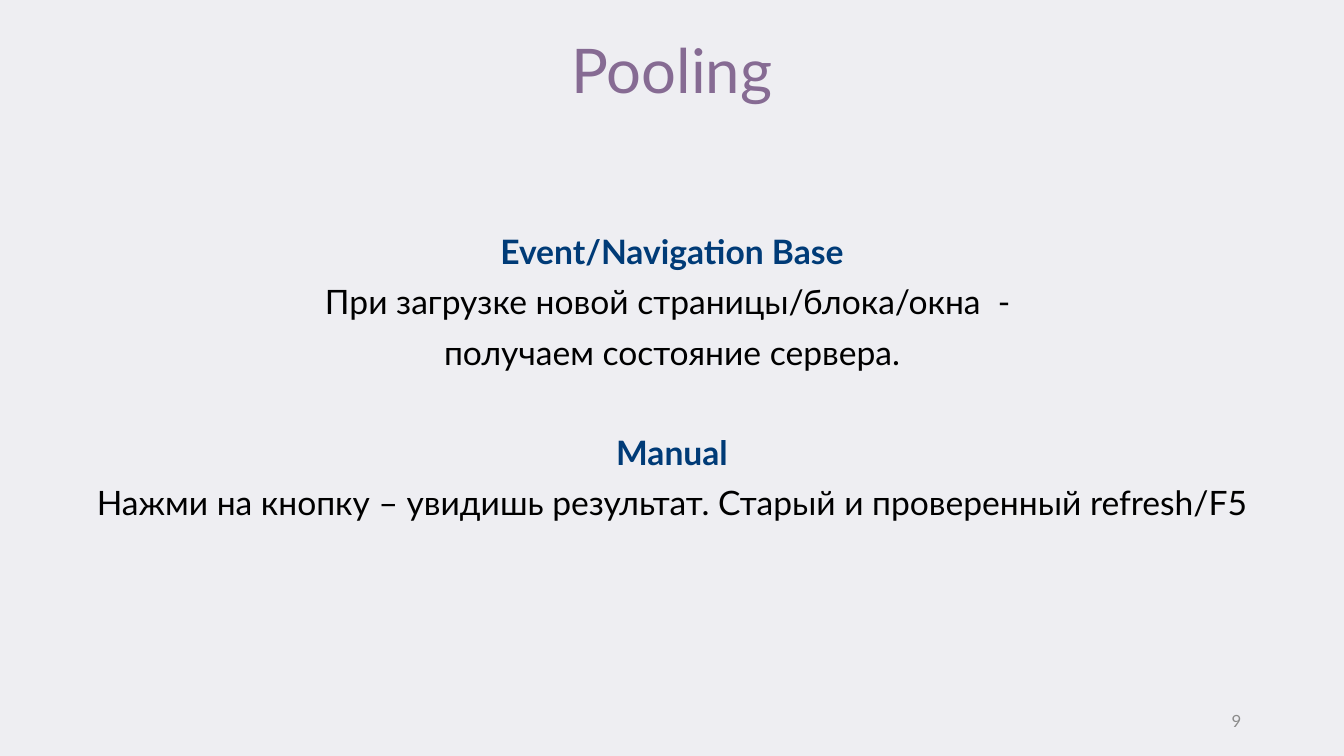
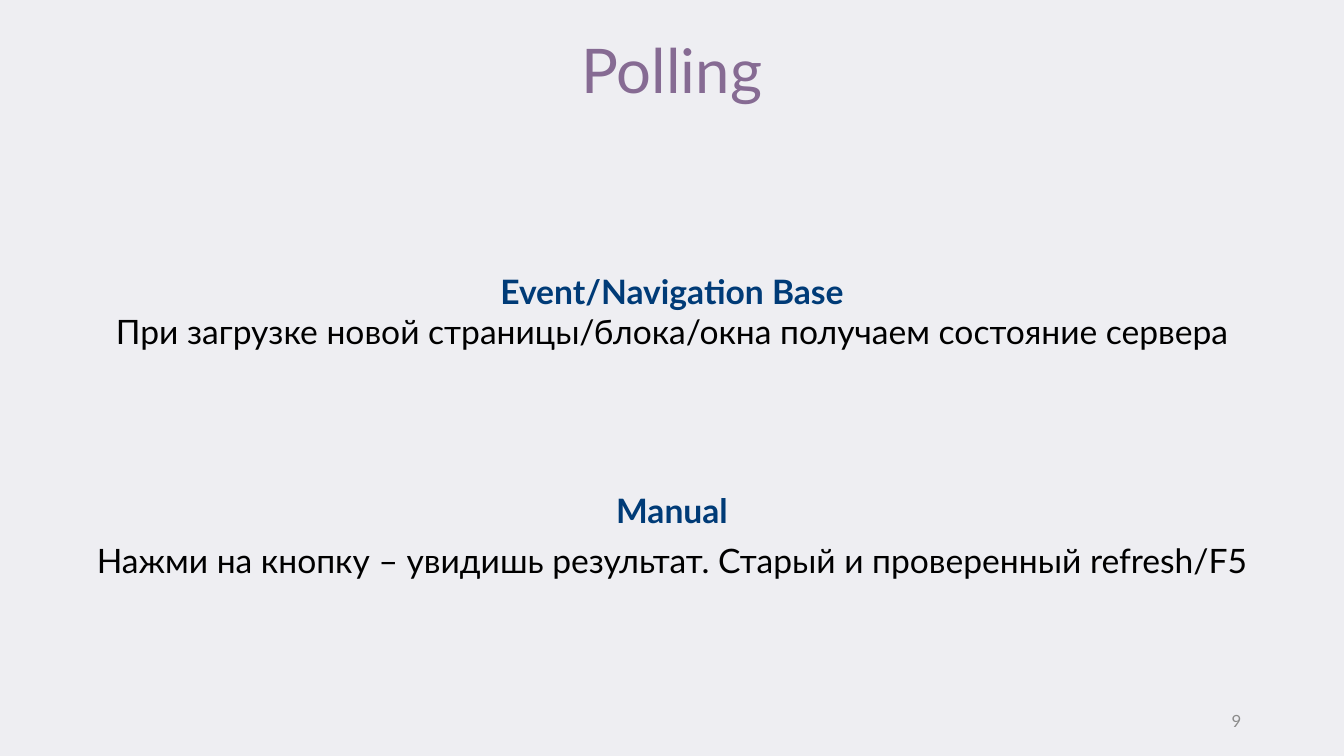
Before and after one commit to VAZarubin/ClientNotification, a slide deck: slide 9 of От Сервера клиенту или как это работает у.pptx. Drawn at 1344x756 pixels with LibreOffice and Linux fonts; fonts in the diff are those of the drawing. Boxes give left, top, right and bottom in pixels: in the first picture for what was removed or moved away, otherwise in the second. Text is boxed around its words. In the diff, an @@ line names an element or a change of style, - is before the commit and + after.

```diff
--- a/От Сервера клиенту или как это работает у.pptx
+++ b/От Сервера клиенту или как это работает у.pptx
@@ title at [582, 47, 763, 104]: text changed @@
-Pooling
+Polling
@@ text at [325, 239, 980, 371]: paragraphs removed @@
-Event/Navigation Base
-При загрузке новой страницы/блока/окна -
-получаем состояние сервера.
@@ text added at [116, 279, 1228, 350], 24 pt, text #000000 @@
+Event/Navigation Base
+При загрузке новой страницы/блока/окна получаем состояние сервера
@@ text "Manual": place and size @@
-text "Manual" at [97, 239, 1247, 521]
+text "Manual" at [97, 498, 1247, 579]
```
Also in this commit, not shown: 22 other slides changed.
